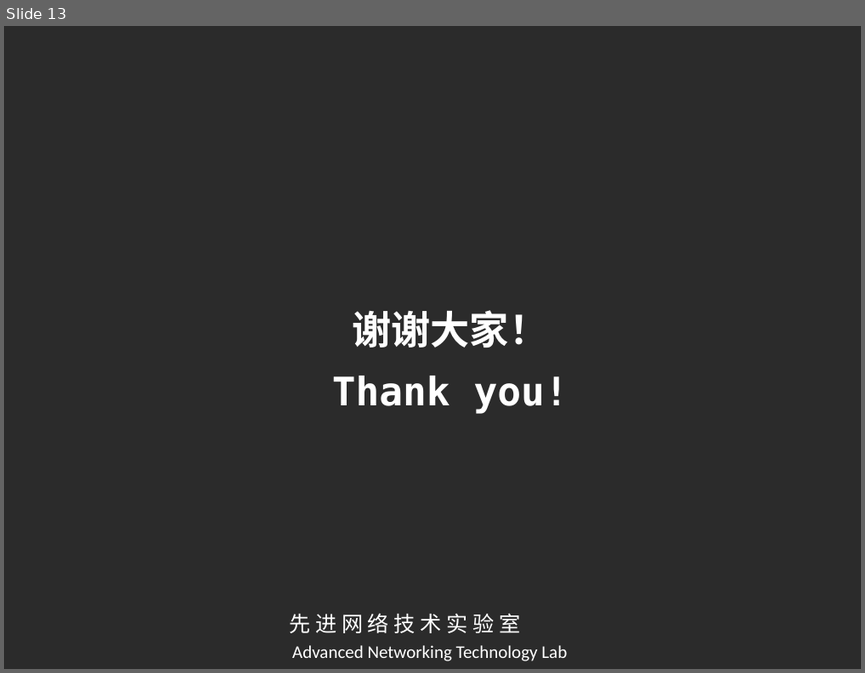
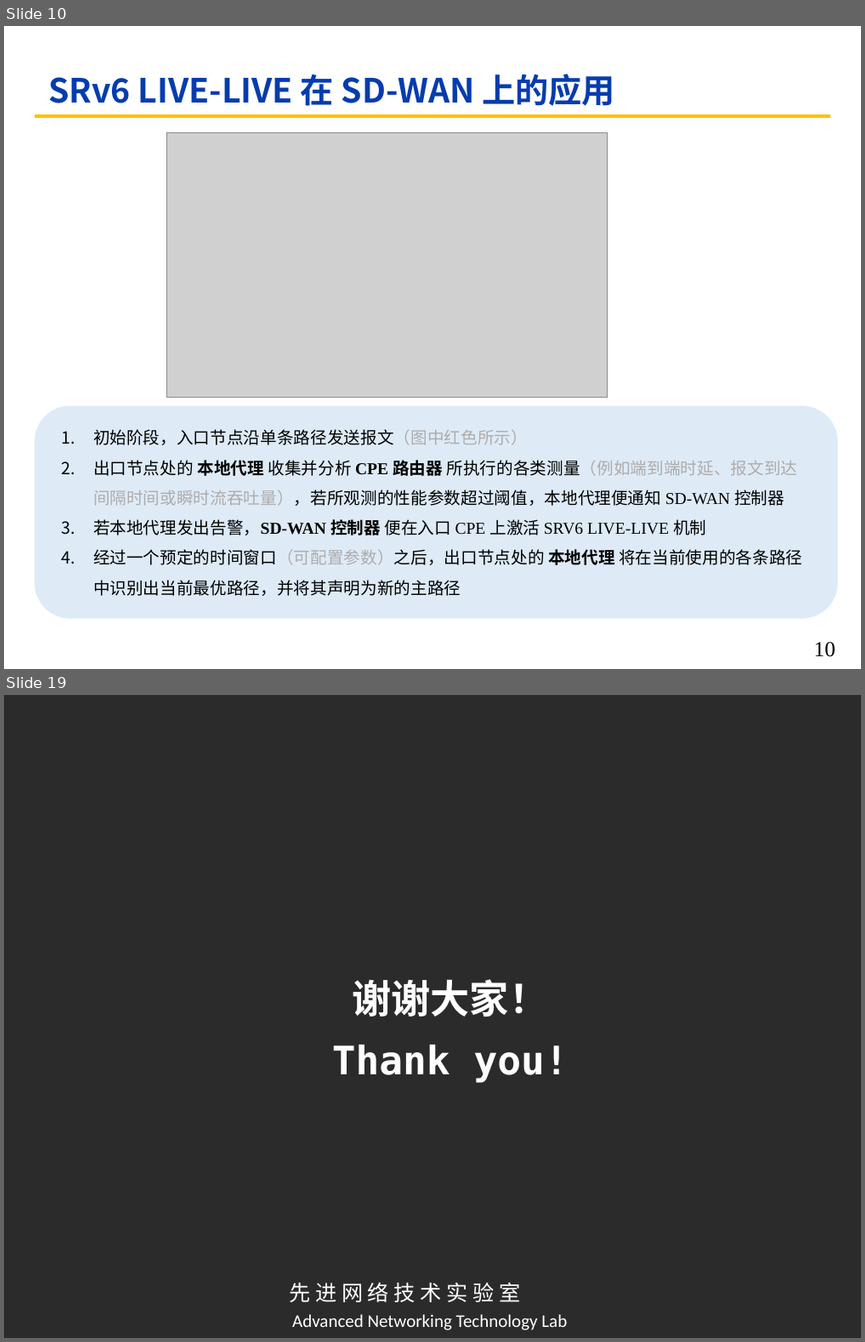
Before and after one commit to cyanbird811/ANTL_papers, a slide deck: 互联网络的设计_汇报/第二次/真正选择/第二次PPT.pptx. Shown one above the other, each under a label of ours: slide 13 before the commit, slides 10 and 19 after it; the slides between them are not shown. The pictures are 865x673 and 865x1342 pixels, drawn with LibreOffice and Linux fonts; fonts in the diff are those of the drawing; grey boxes stand for pictures; background and template pictures are left out; a plain dark background stands for a picture behind light text. Boxes give left, top, right and bottom in pixels: in the first picture for what was removed or moved away, otherwise in the second. Text is boxed around its words. In the diff, an @@ line names an element or a change of style, - is before the commit and + after.

```diff
--- a/互联网络的设计_汇报/第二次/真正选择/第二次PPT.pptx
+++ b/互联网络的设计_汇报/第二次/真正选择/第二次PPT.pptx
@@ slide 10 added at bbox=[4, 26, 861, 669], background #FFFFFF @@
@@ title added at bbox=[48, 74, 615, 106], 28 pt, text #053CAF, bold @@
+SRv6 LIVE-LIVE 在 SD-WAN 上的应用
@@ line added from (35, 116) to (830, 116), #FFC000 3 pt @@
@@ picture added at bbox=[167, 133, 608, 397] @@
@@ rounded rectangle added at bbox=[35, 406, 838, 618], fill #DEEBF7 @@
@@ text added at bbox=[93, 429, 802, 596], 14 pt, text #000000 @@
+1. 初始阶段，入口节点沿单条路径发送报文（图中红色所示）
+2. 出口节点处的 本地代理 收集并分析 CPE 路由器 所执行的各类测量（例如端到端时延、报文到达间隔时间或瞬时流吞吐量），若所观测的性能参数超过阈值，本地代理便通知 SD-WAN 控制器
+3. 若本地代理发出告警，SD-WAN 控制器 便在入口 CPE 上激活 SRV6 LIVE-LIVE 机制
+4. 经过一个预定的时间窗口（可配置参数）之后，出口节点处的 本地代理 将在当前使用的各条路径中识别出当前最优路径，并将其声明为新的主路径
@@ page number added at bbox=[814, 641, 835, 657], 18 pt, text #000000 @@
+10
@@ what was slide 13 is now slide 19 @@
```
Also in this commit, not shown: 5 slides changed, 12 other slides added, 7 slides removed, 1 other file.
